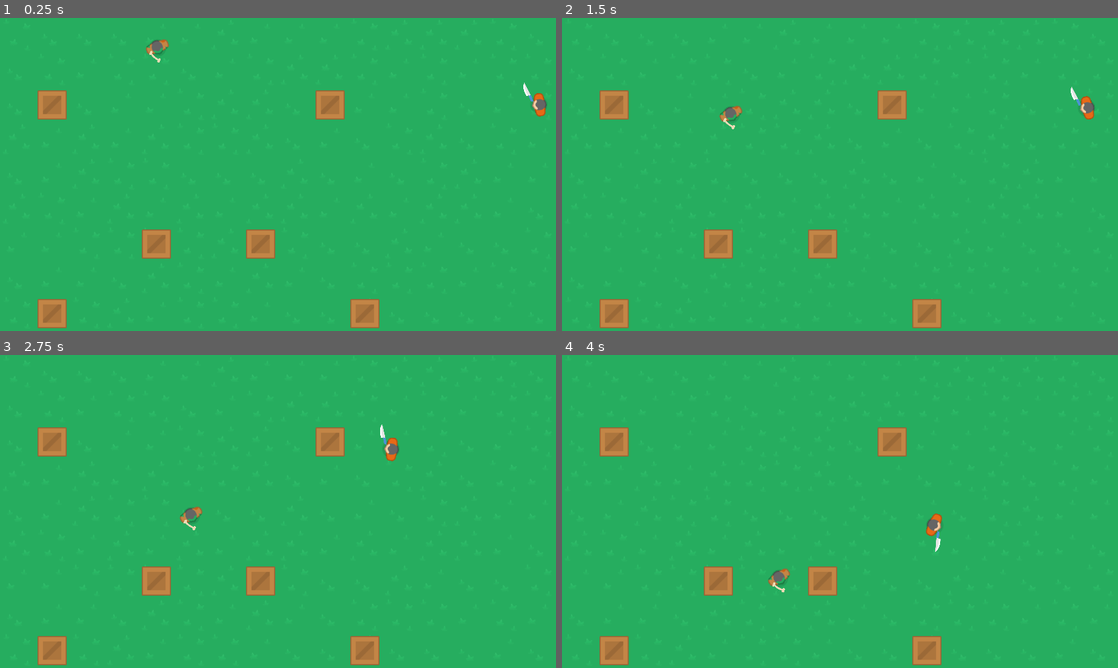
Above: before the commit, frames 1-4 (two rows, left to right).
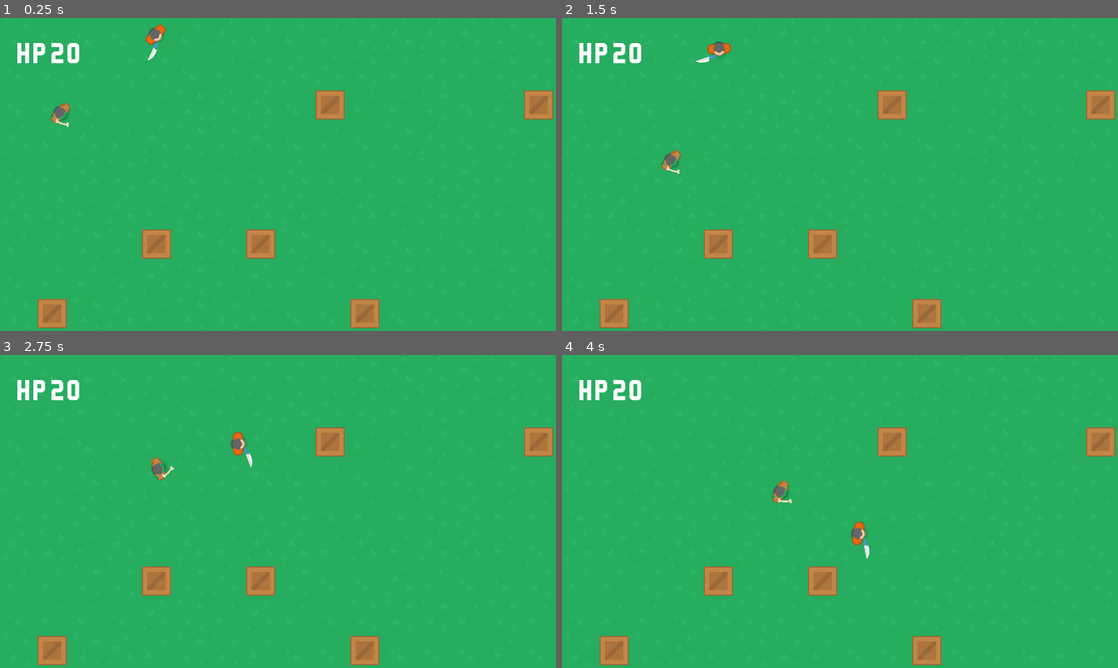
Above: after the commit, the same moments.

Repository: Meelastrid/BitGame
Game: Godot game, scene res://scenes/main.tscn
Two runs of this game, one before a commit and one after it. Both use one fixed random seed, a clock stepped at 60 frames per second and the inputs below.
Inputs (mouse positions are in pixels of both pictures, inside the frame that each line leads up to):
- Up to frame 1 (0.25 s): no input
- Up to frame 2 (1.5 s): tap Enter (ui_accept) at 0.5, 0.77 s; move the mouse to (962, 158) at 0.52 s; press the mouse at (962, 158) at 0.53 s; hold Right (ui_right) from 0.53 s (still down); move the mouse to (728, 190) at 1.27 s; release the mouse at (728, 190) at 1.28 s; right-click (728, 190) at 1.35 s; click (728, 190) at 1.42 s
- Up to frame 3 (2.75 s): tap Enter (ui_accept) at 1.52 s; move the mouse to (333, 442) at 2.02 s; release Right (ui_right) at 2.03 s; press the mouse at (333, 442) at 2.03 s; hold Left (ui_left) from 2.03 s (still down)
- Up to frame 4 (4 s): move the mouse to (812, 574) at 2.77 s; release Left (ui_left) at 2.78 s; release the mouse at (812, 574) at 2.78 s; hold Right (ui_right) from 2.78 s (still down); right-click (812, 574) at 2.85 s; click (812, 574) at 2.92 s; tap Enter (ui_accept) at 3.02, 3.77 s; move the mouse to (1006, 558) at 3.52 s; press the mouse at (1006, 558) at 3.53 s

The runs differ from the first frame. In frame 1, 1.7% of the frame differs, in the area x 3-100%, y 2-35%; in frame 2, 2.0%; in frame 3, 2.1%, in the area x 3-100%, y 8-56%; in frame 4, 2.1%.

Commit message:
added: medkit

Diff:
--- /dev/null
+++ b/scenes/GUI.tscn
@@ -0,0 +1,34 @@
+[gd_scene load_steps=3 format=2]
+
+[ext_resource path="res://assets/fonts/Kenney Bold.ttf" type="DynamicFontData" id=1]
+
+[sub_resource type="DynamicFont" id=1]
+size = 30
+font_data = ExtResource( 1 )
+
+[node name="GUI" type="MarginContainer"]
+margin_left = 32.0
+margin_top = 32.0
+margin_right = 169.0
+margin_bottom = 105.0
+mouse_filter = 2
+
+[node name="HBoxContainer" type="HBoxContainer" parent="."]
+margin_right = 137.0
+margin_bottom = 73.0
+mouse_filter = 2
+
+[node name="LabelHP" type="Label" parent="HBoxContainer"]
+margin_top = 13.0
+margin_right = 60.0
+margin_bottom = 59.0
+custom_fonts/font = SubResource( 1 )
+text = "HP"
+
+[node name="HPValue" type="Label" parent="HBoxContainer"]
+margin_left = 64.0
+margin_top = 13.0
+margin_right = 94.0
+margin_bottom = 59.0
+custom_fonts/font = SubResource( 1 )
+text = "0"
--- /dev/null
+++ b/scenes/Medkit.tscn
@@ -0,0 +1,20 @@
+[gd_scene load_steps=4 format=2]
+
+[ext_resource path="res://assets/objects/medkit.png" type="Texture" id=1]
+[ext_resource path="res://scripts/Medkit.gd" type="Script" id=2]
+
+[sub_resource type="RectangleShape2D" id=1]
+extents = Vector2( 24, 20 )
+
+[node name="Area2D" type="Area2D"]
+script = ExtResource( 2 )
+
+[node name="CollisionShape2D" type="CollisionShape2D" parent="."]
+position = Vector2( 0, 4 )
+shape = SubResource( 1 )
+
+[node name="Sprite" type="Sprite" parent="."]
+scale = Vector2( 0.410256, 0.410256 )
+texture = ExtResource( 1 )
+
+[connection signal="body_entered" from="." to="." method="_on_Area2D_body_entered"]
--- a/scenes/main.gd
+++ b/scenes/main.gd
@@ -2,10 +2,15 @@
 onready var player = preload("res://scenes/Player.tscn")
 onready var crate = preload("res://scenes/Crate.tscn")
 onready var zombie = preload("res://scenes/Zombie.tscn")
+onready var gui = preload("res://scenes/GUI.tscn")
 
 func _ready():
     randomize()
     create_region(16, 9)
+
+func add_gui():
+    var ins = gui.instance()
+    add_child(ins)
 
 func create_region(m, n):
     var region_arr = []
@@ -22,11 +27,12 @@
             region_arr[i].append(0)
 
     # Place objects
+    add_gui()
+    for _c in range(1, randi() % 5 + 4):
+        place_object_on_tilemap(m, n, region_arr, crate)
+    for _c in range(1, randi() % 3 + 2):
+        place_object_on_tilemap(m, n, region_arr, zombie)
     place_object_on_tilemap(m, n, region_arr, player)
-    for c in range(1, randi() % 5 + 4):
-        place_object_on_tilemap(m, n, region_arr, crate)
-    for c in range(1, randi() % 3 + 2):
-        place_object_on_tilemap(m, n, region_arr, zombie)
 
 func gen_crate_position(m, n, region_arr):
     for i in range(randi() % m, m):
--- a/scripts/Crate.gd
+++ b/scripts/Crate.gd
@@ -1,9 +1,28 @@
 extends StaticBody2D
 
 onready var tilemap : TileMap = get_node("/root/Main/Navigation2D/TileMap")
+onready var medkit : PackedScene = preload("res://scenes/Medkit.tscn")
 
+onready var possible_loot = [medkit, medkit, medkit]
+var probability : int = 50 # 50% chance
+
+
+func _ready():
+    randomize()
 func take_damage():
     print("Took damage!")
     var local_position = tilemap.world_to_map(global_position)
     tilemap.set_cellv(local_position, 0) # 0 = grass
+    drop_loot()
     queue_free()
+
+func drop_loot():
+    if (randi() % 100) > probability:
+        drop_random_item()
+
+func drop_random_item():
+    var item = randi() % 3
+    var ins = possible_loot[item].instance()
+    $"..".add_child(ins)
+    $"..".move_child(ins, 1)
+    ins.position = position
--- /dev/null
+++ b/scripts/Medkit.gd
@@ -0,0 +1,10 @@
+extends Area2D
+
+func _ready():
+    pass # Replace with function body.
+
+
+func _on_Area2D_body_entered(body):
+    if body.is_in_group("player"):
+        body.heal(1)
+    queue_free()
--- a/scripts/Player.gd
+++ b/scripts/Player.gd
@@ -6,10 +6,13 @@
 var velocity = Vector2()
 var moving = false
 var health = 20
+var max_health = 20
 onready var animation_player = $WeaponPivot/Sword/AnimationPlayer
+onready var hp_gui : Label = get_node("/root/Main/GUI/HBoxContainer/HPValue")
 
 func _ready():
     animation_player.play("RESET")
+    hp_gui.text = str(health)
 
 func rotate_to_mouse():
     look_at(get_global_mouse_position())
@@ -33,6 +36,13 @@
 
 func take_damage():
     health -= 1
-    print("Player hit! Health: ", health)
+    hp_gui.text = str(health)
     if health <= 0:
         queue_free()
+
+func heal(n):
+    if health + n > max_health:
+        health = max_health
+    else:
+        health += n
+    hp_gui.text = str(health)
--- a/scripts/Zombie.gd
+++ b/scripts/Zombie.gd
@@ -18,6 +18,9 @@
     randomize()
 
 func _physics_process(_delta):
+    player = get_node("/root/Main/Navigation2D/TileMap/Player")
+    if not player:
+        pass
     if global_position.distance_to(player.global_position) > 200:
         wandering = true
     else:
Binary file added: assets/fonts/Kenney Bold.ttf
Binary file added: assets/objects/medkit.png
